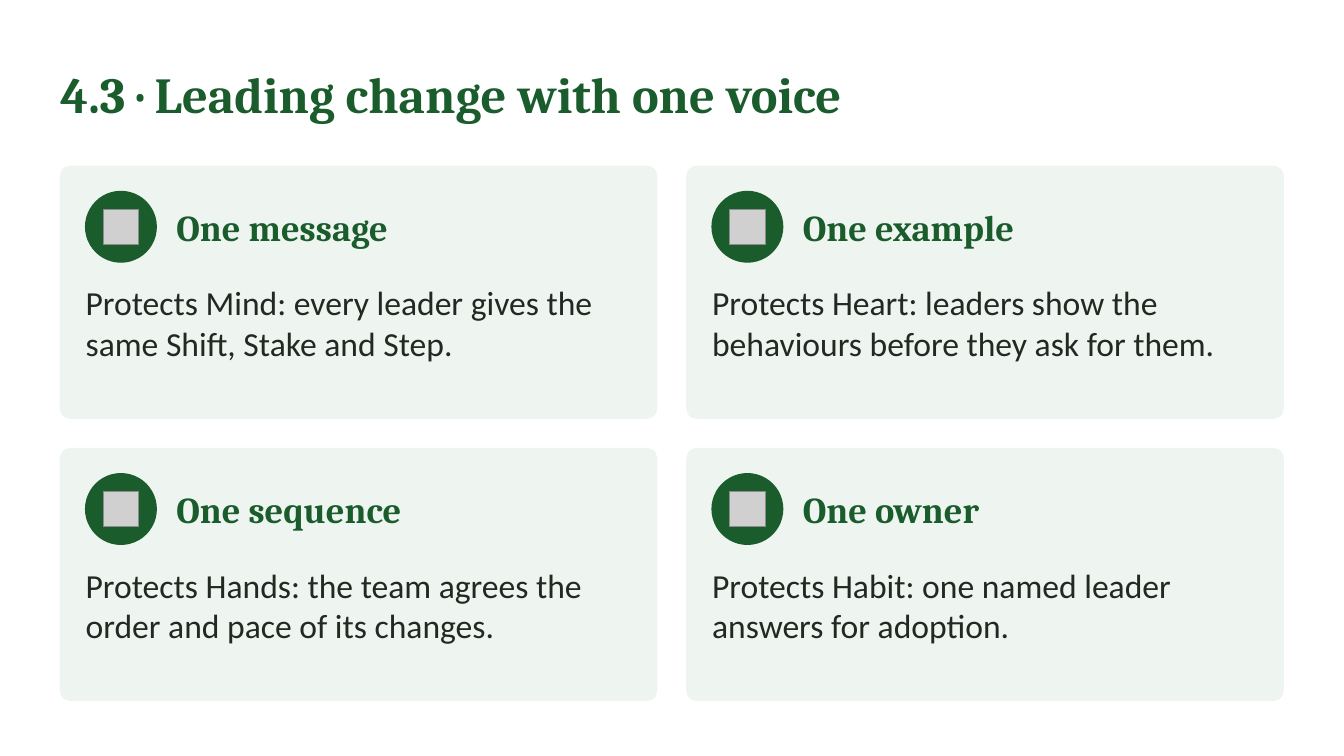
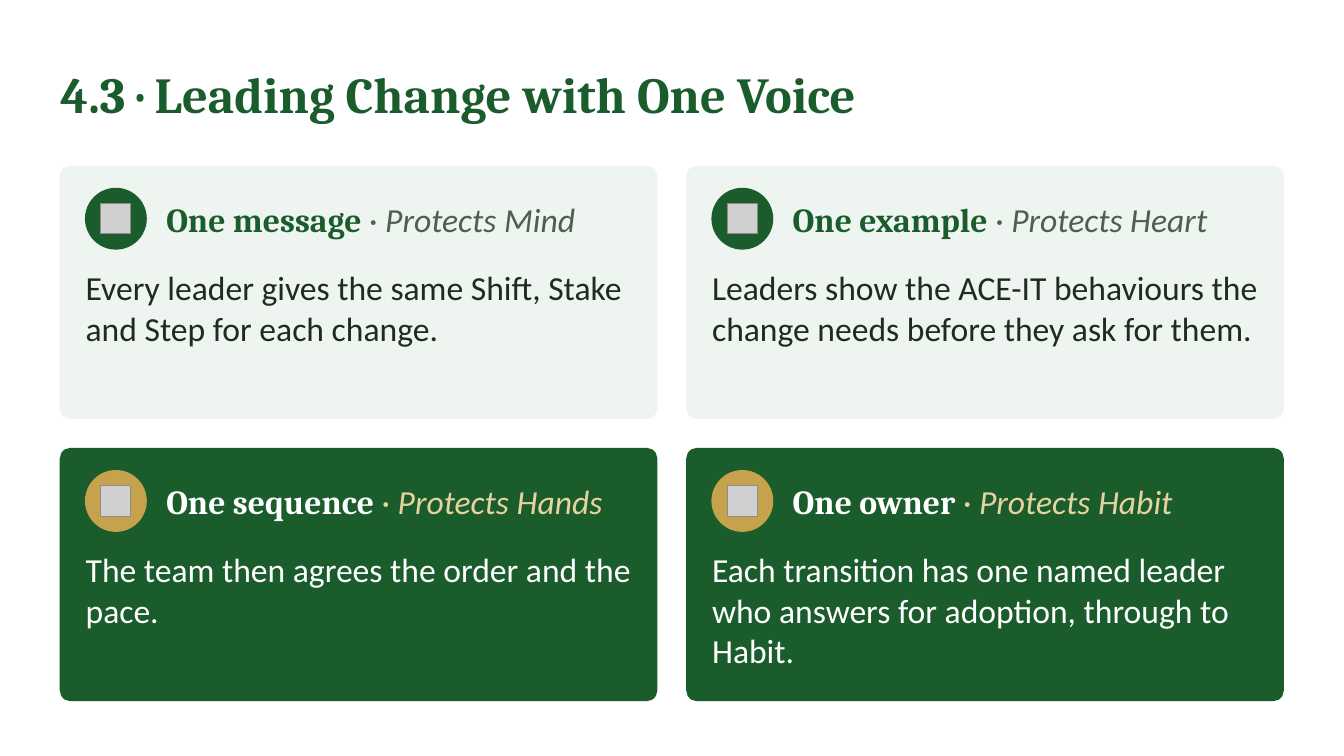
Before and after one commit to IBSL26/ibsl-platform, a slide deck: slide 33 of Unit decks/Unit 05 - Aligning Heart & Mind.pptx (slide 29 before the commit). Drawn at 1344x756 pixels with LibreOffice and Linux fonts; fonts in the diff are those of the drawing; grey boxes stand for pictures. Boxes give left, top, right and bottom in pixels: in the first picture for what was removed or moved away, otherwise in the second. Text is boxed around its words. In the diff, an @@ line names an element or a change of style, - is before the commit and + after.

```diff
--- a/Unit decks/Unit 05 - Aligning Heart & Mind.pptx
+++ b/Unit decks/Unit 05 - Aligning Heart & Mind.pptx
@@ text at bbox=[60, 78, 855, 124]: text changed @@
-4.3 · Leading change with one voice
+4.3 · Leading Change with One Voice
@@ ellipse: place and size @@
-ellipse at bbox=[86, 192, 156, 262]
+ellipse at bbox=[86, 189, 146, 249]
@@ picture: place and size @@
-picture at bbox=[103, 210, 138, 245]
+picture at bbox=[101, 204, 131, 234]
@@ text at bbox=[166, 208, 575, 240]: text changed; size 26 to 24 pt; font Cambria to Calibri; text colour #1A5C2C to #4E5E53; bold off; italic on @@
-One message
+One message · Protects Mind
@@ ellipse: place and size @@
-ellipse at bbox=[713, 192, 783, 262]
+ellipse at bbox=[713, 189, 773, 249]
@@ picture: place and size @@
-picture at bbox=[730, 492, 765, 527]
+picture at bbox=[727, 204, 757, 234]
@@ text at bbox=[793, 208, 1207, 239]: text changed; size 26 to 24 pt; font Cambria to Calibri; text colour #1A5C2C to #4E5E53; bold off; italic on @@
-One example
+One example · Protects Heart
@@ picture removed at bbox=[730, 210, 765, 245] @@
@@ text at bbox=[86, 276, 621, 347]: text changed @@
-Protects Mind: every leader gives the same Shift, Stake and Step.
+Every leader gives the same Shift, Stake and Step for each change.
@@ text at bbox=[712, 276, 1258, 347]: text changed @@
-Protects Heart: leaders show the behaviours before they ask for them.
+Leaders show the ACE-IT behaviours the change needs before they ask for them.
@@ rounded rectangle at bbox=[60, 449, 657, 701]: fill #EEF4EF to #1A5C2C; outline #EEF4EF 1 pt to #1A5C2C 1 pt @@
@@ rounded rectangle at bbox=[688, 449, 1285, 701]: fill #EEF4EF to #1A5C2C; outline #EEF4EF 1 pt to #1A5C2C 1 pt @@
@@ ellipse: place and size @@
-ellipse at bbox=[86, 474, 156, 544]
+ellipse at bbox=[86, 471, 146, 531]
@@ ellipse at bbox=[86, 471, 146, 531]: fill #1A5C2C to #C6A24C; outline #1A5C2C 1 pt to #C6A24C 1 pt @@
@@ ellipse at bbox=[713, 471, 773, 531]: fill #1A5C2C to #C6A24C; outline #1A5C2C 1 pt to #C6A24C 1 pt @@
@@ ellipse: place and size @@
-ellipse at bbox=[713, 474, 783, 544]
+ellipse at bbox=[713, 471, 773, 531]
@@ picture: place and size @@
-picture at bbox=[103, 492, 138, 527]
+picture at bbox=[101, 486, 131, 516]
@@ text at bbox=[166, 490, 603, 521]: text changed; size 26 to 24 pt; font Cambria to Calibri; text colour #1A5C2C to #E6D3A0; bold off; italic on @@
-One sequence
+One sequence · Protects Hands
@@ picture added at bbox=[727, 486, 757, 516] @@
@@ text at bbox=[793, 490, 1172, 515]: text changed; size 26 to 24 pt; font Cambria to Calibri; text colour #1A5C2C to #E6D3A0; bold off; italic on @@
-One owner
+One owner · Protects Habit
@@ text at bbox=[86, 558, 631, 629]: text changed; text colour #1F2A22 to #FFFFFF @@
-Protects Hands: the team agrees the order and pace of its changes.
+The team then agrees the order and the pace.
@@ text at bbox=[712, 558, 1229, 664]: text changed; text colour #1F2A22 to #FFFFFF @@
-Protects Habit: one named leader answers for adoption.
+Each transition has one named leader who answers for adoption, through to Habit.
```
Also in this commit, not shown: 24 other slides changed, 8 slides added, 1 slide removed, 41 other files.
